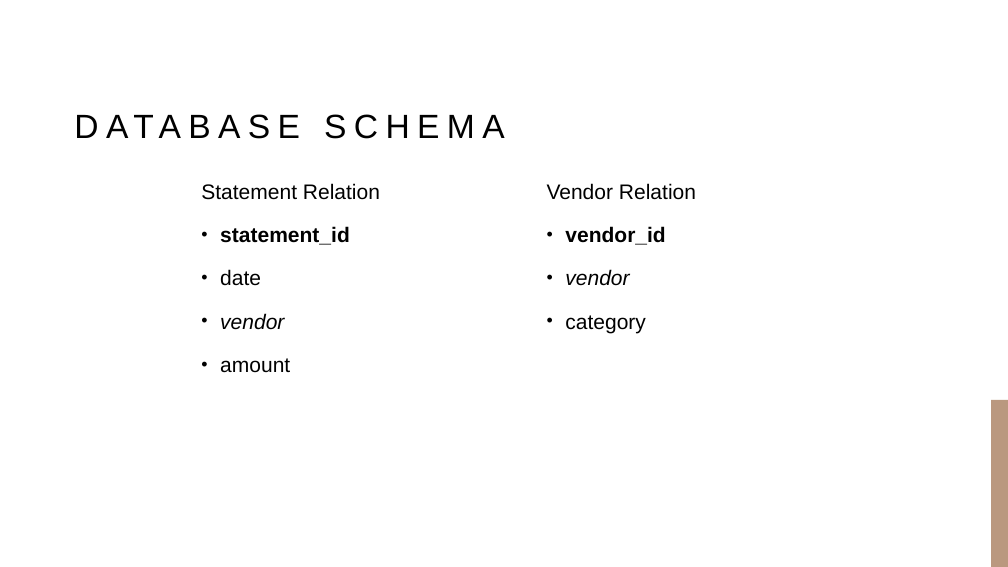
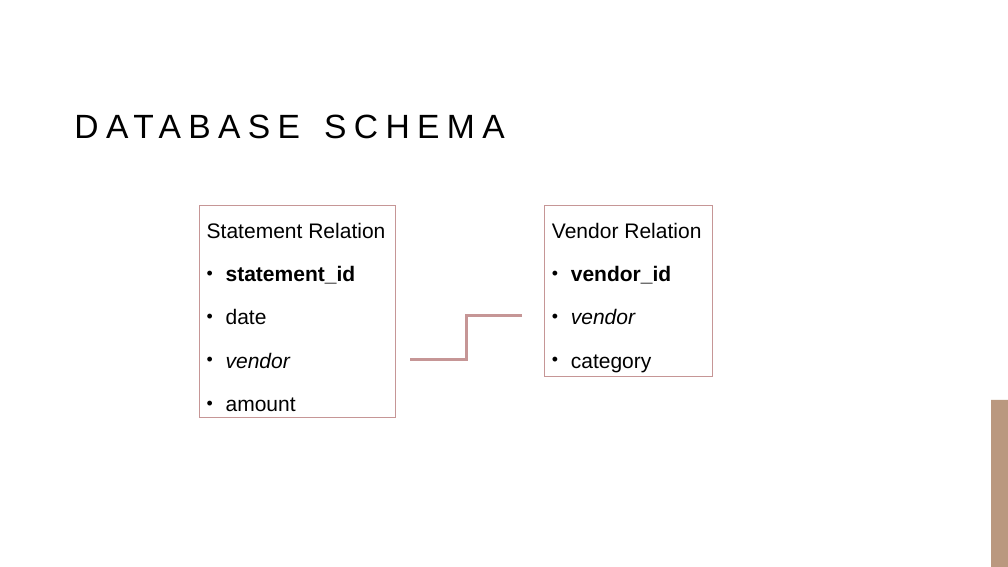
Before and after one commit to GuanHChen/epps6354, a slide deck: slide 3 of expenseapp presentation.pptx. Drawn at 1008x567 pixels with LibreOffice and Linux fonts; fonts in the diff are those of the drawing; background and template pictures are left out. Boxes give left, top, right and bottom in pixels: in the first picture for what was removed or moved away, otherwise in the second. Text is boxed around its words. In the diff, an @@ line names an element or a change of style, - is before the commit and + after.

```diff
--- a/expenseapp presentation.pptx
+++ b/expenseapp presentation.pptx
@@ text "Statement Relation": place and size @@
-text "Statement Relation" at [201,183,380,373]
+text "Statement Relation" at [199,206,395,417]
@@ text "Statement Relation" at [199,206,395,417]: fill none to #FFFFFF; outline none to #C69696 1 pt @@
@@ rectangle "Vendor Relation" at [544,206,713,377]: fill none to #FFFFFF; outline none to #C69696 1 pt @@
@@ rectangle "Vendor Relation": place and size @@
-rectangle "Vendor Relation" at [547,183,696,333]
+rectangle "Vendor Relation" at [544,206,713,377]
@@ elbow line added from (523, 315) to (411, 359), #C69696 3 pt @@
```
